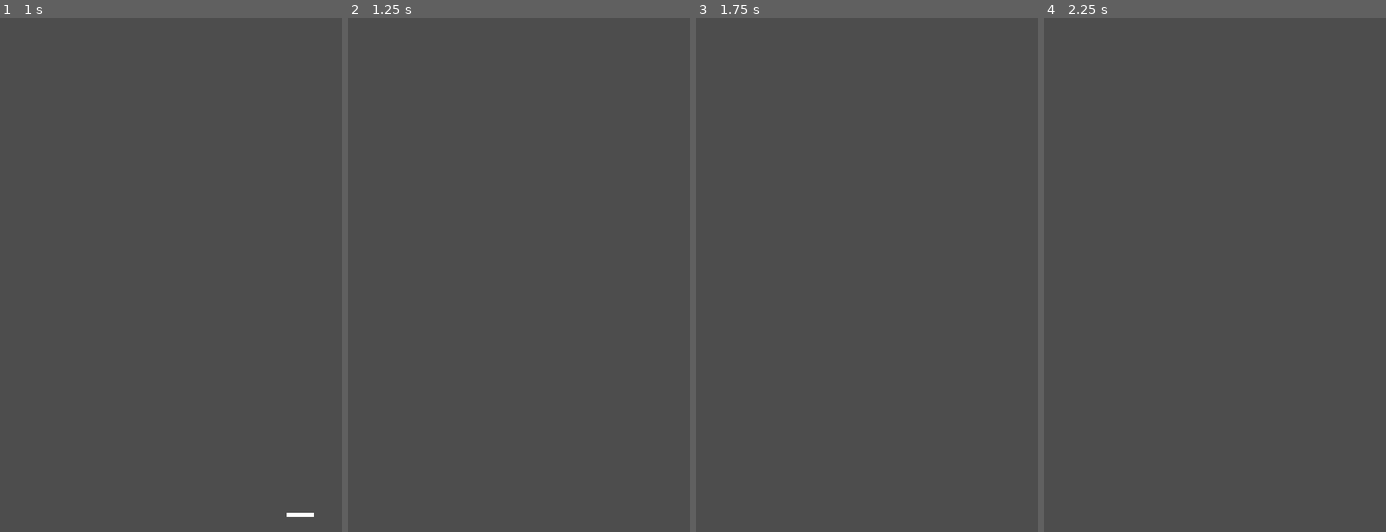
Above: before the commit, frames 1-4 (left to right).
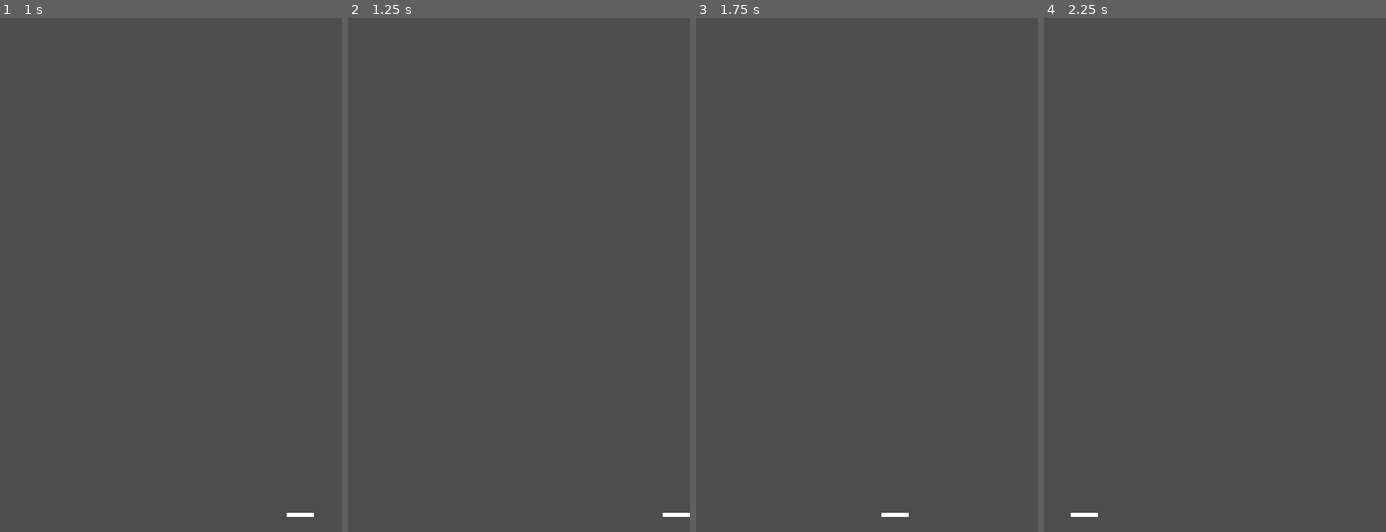
Above: after the commit, the same moments.

Repository: akay4ty7/godot-pong
Game: Godot game, scene res://scene/main.tscn
Same seed, same stepped clock (60 frames per second), same inputs: the game is played once before the commit and once after it. The project has no main scene, so this scene is started directly.
Inputs:
- Up to frame 1 (1 s): tap Enter at 0.5 s; hold D (right) from 0.53 s (still down)
- Up to frame 2 (1.25 s): keep holding D (right)
- Up to frame 3 (1.75 s): tap Space at 1.25 s; release D (right) at 1.28 s; hold A (left) from 1.28 s (still down)
- Up to frame 4 (2.25 s): tap Enter at 2 s; release A (left) at 2.03 s; hold D (right) from 2.03 s (still down)

Frame 1 is identical in both runs. In frame 2, less than 0.1% of the frame differs, in the area x 92-100%, y 96-98%; in frame 3, less than 0.1%; in frame 4, less than 0.1%.

Commit message:
Create perimeter walls

Diff:
--- a/scene/main.tscn
+++ b/scene/main.tscn
@@ -1,6 +1,8 @@
-[gd_scene load_steps=2 format=3 uid="uid://bvbfhxma1hirq"]
+[gd_scene load_steps=3 format=3 uid="uid://bvbfhxma1hirq"]
 
 [ext_resource type="PackedScene" uid="uid://3cixwuw1hbxn" path="res://scene/player.tscn" id="1_1a3qo"]
+
+[sub_resource type="RectangleShape2D" id="RectangleShape2D_aawrx"]
 
 [node name="Main" type="Node2D"]
 
@@ -10,3 +12,33 @@
 
 [node name="Player" parent="GameLevel" instance=ExtResource("1_1a3qo")]
 position = Vector2(0, 350)
+
+[node name="Walls" type="Node2D" parent="."]
+
+[node name="RightWall" type="StaticBody2D" parent="Walls"]
+position = Vector2(260, 0)
+scale = Vector2(1, 37.5)
+
+[node name="CollisionShape2D" type="CollisionShape2D" parent="Walls/RightWall"]
+shape = SubResource("RectangleShape2D_aawrx")
+
+[node name="LeftWall" type="StaticBody2D" parent="Walls"]
+position = Vector2(-260, 0)
+scale = Vector2(1, 37.5)
+
+[node name="CollisionShape2D" type="CollisionShape2D" parent="Walls/LeftWall"]
+shape = SubResource("RectangleShape2D_aawrx")
+
+[node name="TopWall" type="StaticBody2D" parent="Walls"]
+position = Vector2(0, -385)
+scale = Vector2(27, 1)
+
+[node name="CollisionShape2D" type="CollisionShape2D" parent="Walls/TopWall"]
+shape = SubResource("RectangleShape2D_aawrx")
+
+[node name="BottomWall" type="StaticBody2D" parent="Walls"]
+position = Vector2(0, 385)
+scale = Vector2(27, 1)
+
+[node name="CollisionShape2D" type="CollisionShape2D" parent="Walls/BottomWall"]
+shape = SubResource("RectangleShape2D_aawrx")
